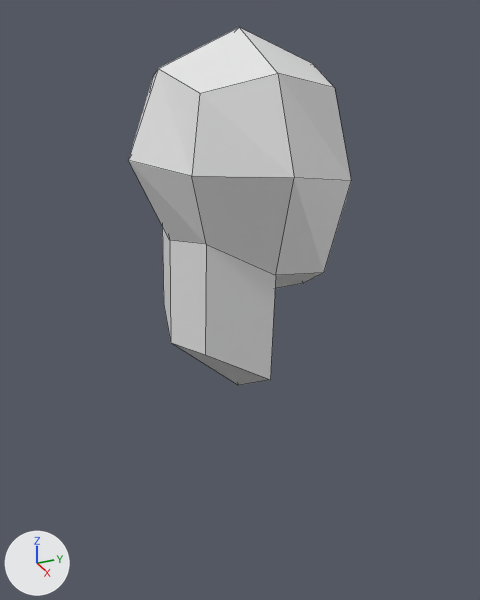
The Blender file LowPolyChar.blend: old version first, new version second.
Before and after are seen from a 50 mm lens placed at (9.3, -4.17, 2.13), pointed at (-0.08, 0.05, -2.56). The axes (+X, +Y, +Z) are drawn at lower left. The lights are the same throughout. The older version comes first. Mesh edges are drawn as thin lines.
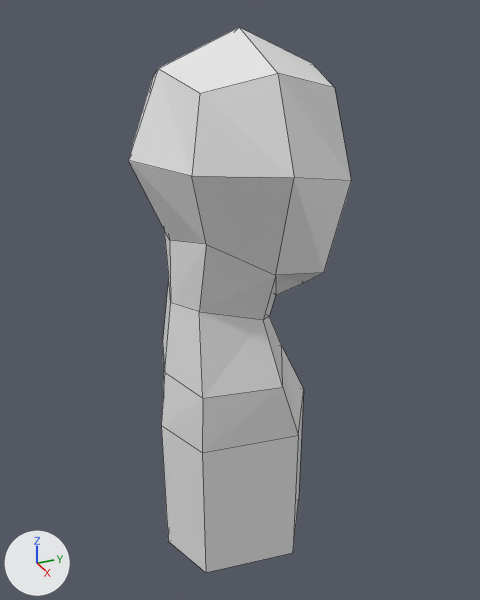
Boxes (x1, y1, x2, y2) around the edits, measured in the pictures (480 x 600 px):
```json
{"object": "Cube", "change": "reshaped", "before": [129, 27, 351, 385], "after": [129, 27, 351, 573], "on screen": "52% taller"}
{"part": 1, "of": "me_cube", "change": "built on", "before": [162, 226, 322, 385], "after": [161, 230, 322, 573]}
```

Edits to the scene script, one JSON object a line:
```json
{"block": "me_cube", "where": "# used by ob_cube; location = (0.0, 0.0, 0.0)"}
{"op": "remove", "block": "me_cube", "code": "me_cube.from_pydata(...)  # 32 vertices, 30 faces; spans x -1.73..1.73, y -1.73..1.75, z -4.18..1.73"}
{"op": "add", "block": "me_cube", "code": "me_cube.from_pydata(...)  # 50 vertices, 48 faces; spans x -1.73..1.73, y -1.73..1.75, z -7.25..1.73"}
{"block": "me_cube", "change": "me_cube part 1"}
{"block": "me_cube", "change": "5 vertices are removed from x -1.22..1.22, y -1.01..-0.01, z -4.18..-2.82"}
{"block": "me_cube", "change": "8 faces are deleted"}
{"block": "me_cube", "change": "2 vertices move from x 0.0, y -1.24..0.06, z -3.05..-2.42 to x 0.0, y -1.21..0.68, z -2.55..-2.33"}
{"block": "me_cube", "change": "17 vertices are added at x -1.22..1.22, y -1.48..1.33, z -7.25..-2.22"}
{"block": "me_cube", "change": "6 new vertices lie (0.0, 0.0, 2.64) away from vertices in x -1.22..1.22, y -1.48..1.33, z -7.25"}
{"block": "me_cube", "change": "26 new faces join them"}
```
